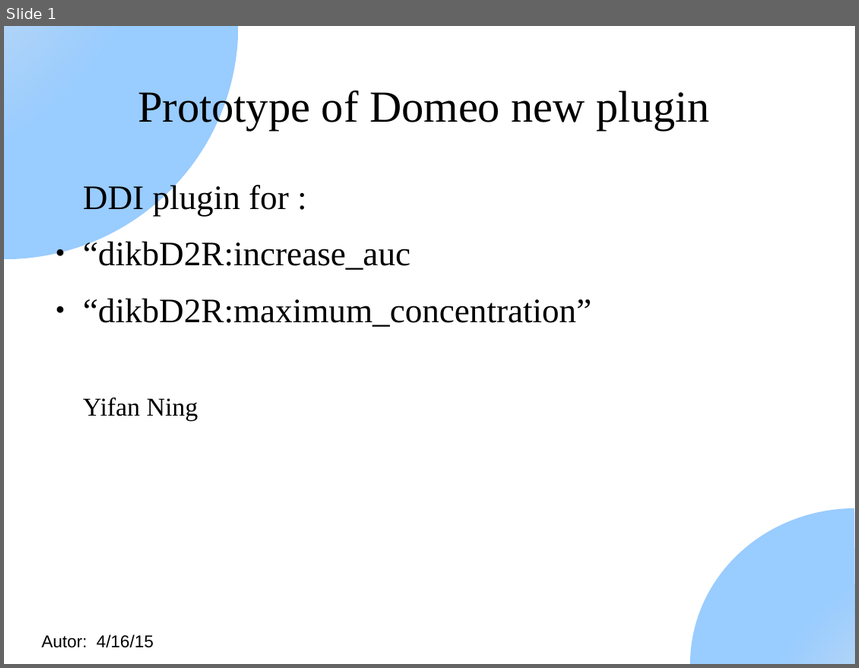
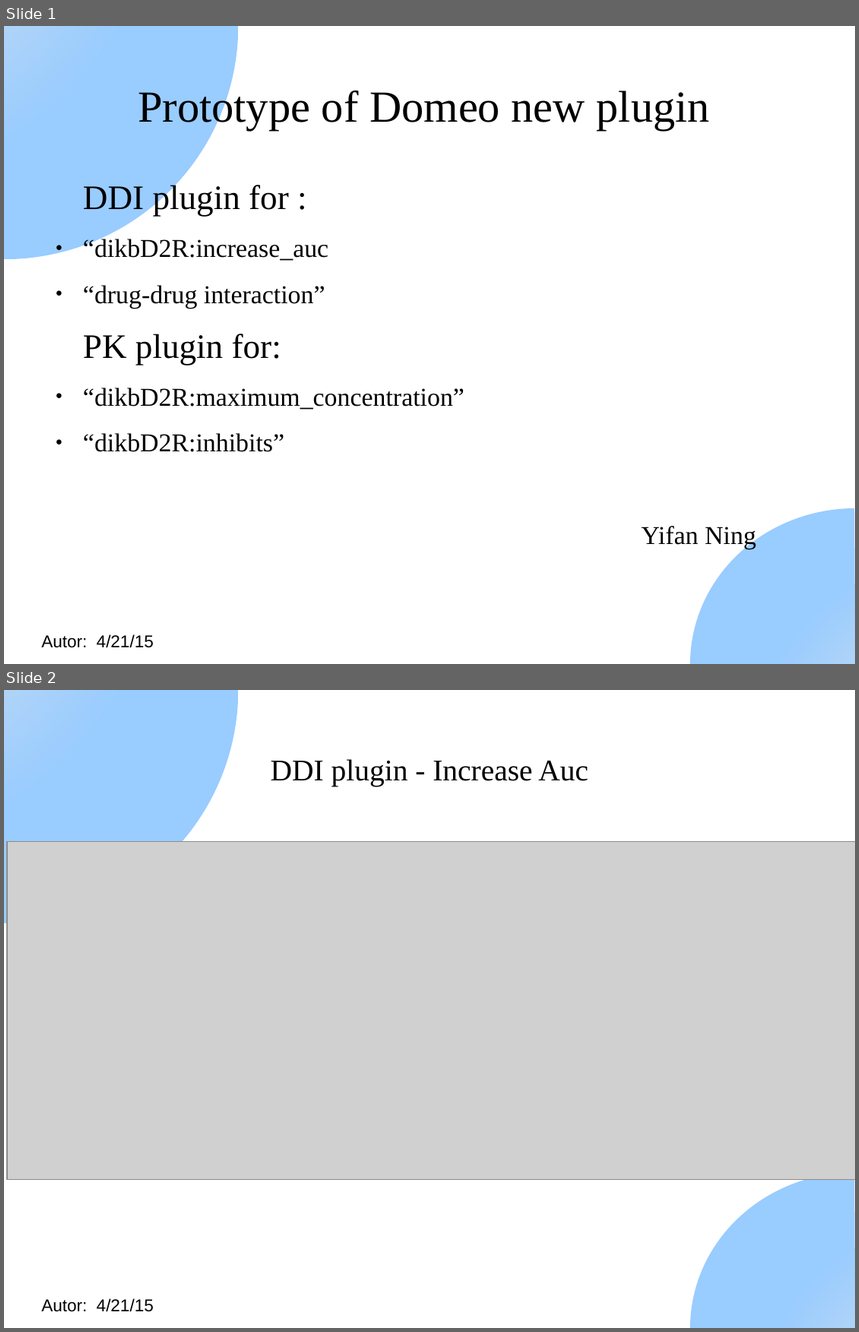
Before and after one commit to domeo/DomeoClient, a slide deck: Design/domeo-plugin-ddi-design.odp. Shown one above the other, each under a label of ours: slide 1 before the commit, slides 1 and 2 after it. The pictures are 859x668 and 859x1332 pixels, drawn with LibreOffice and Linux fonts; fonts in the diff are those of the drawing; grey boxes stand for pictures. Boxes give left, top, right and bottom in pixels: in the first picture for what was removed or moved away, otherwise in the second. Text is boxed around its words. In the diff, an @@ line names an element or a change of style, - is before the commit and + after.

Commit message:
update domeo new plugin mockups

```diff
--- a/Design/domeo-plugin-ddi-design.odp
+++ b/Design/domeo-plugin-ddi-design.odp
@@ slide 2 added at (x1=4, y1=690, x2=855, y2=1328), background #FFFFFF; not listed: 3 template elements that a slide beside it also shows @@
@@ title added at (x1=271, y1=759, x2=588, y2=787), 28 pt, text #000000 @@
+DDI plugin - Increase Auc
@@ picture added at (x1=7, y1=841, x2=855, y2=1179) @@
@@ slide 1 changed as well @@
@@ text at (x1=83, y1=237, x2=465, y2=410): size 32 to 24 pt in "“dikbD2R:increase_auc", "“dikbD2R:maximum_concentration”" @@
@@ text at (x1=83, y1=285, x2=325, y2=365): paragraphs added @@
+● “drug-drug interaction”
+PK plugin for:
@@ text at (x1=83, y1=433, x2=284, y2=452): paragraph added @@
+● “dikbD2R:inhibits”
@@ text at (x1=41, y1=635, x2=154, y2=648): text changed @@
-Autor: 4/16/15
+Autor: 4/21/15
```
Also in this commit, not shown: 3 other slides added, 2 slides removed.
